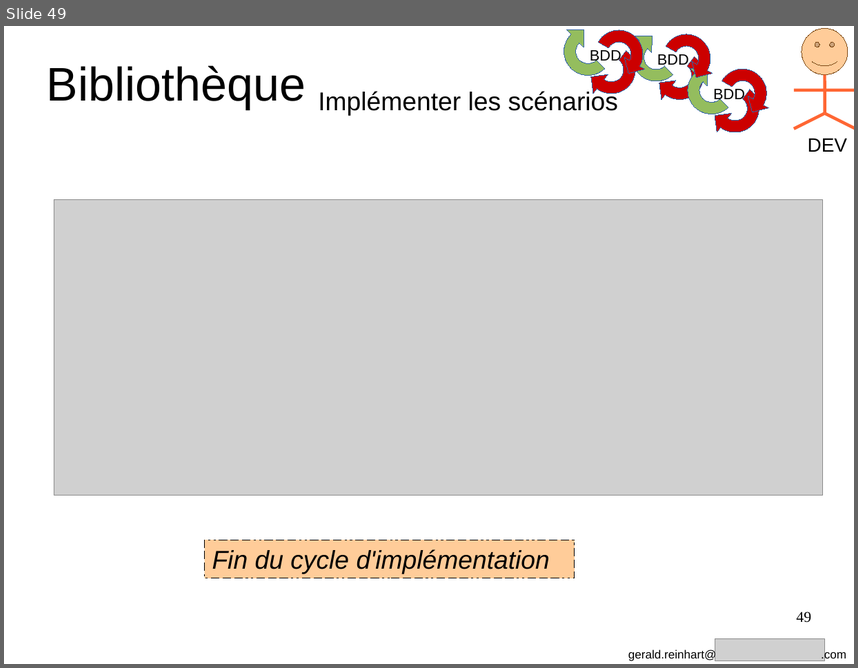
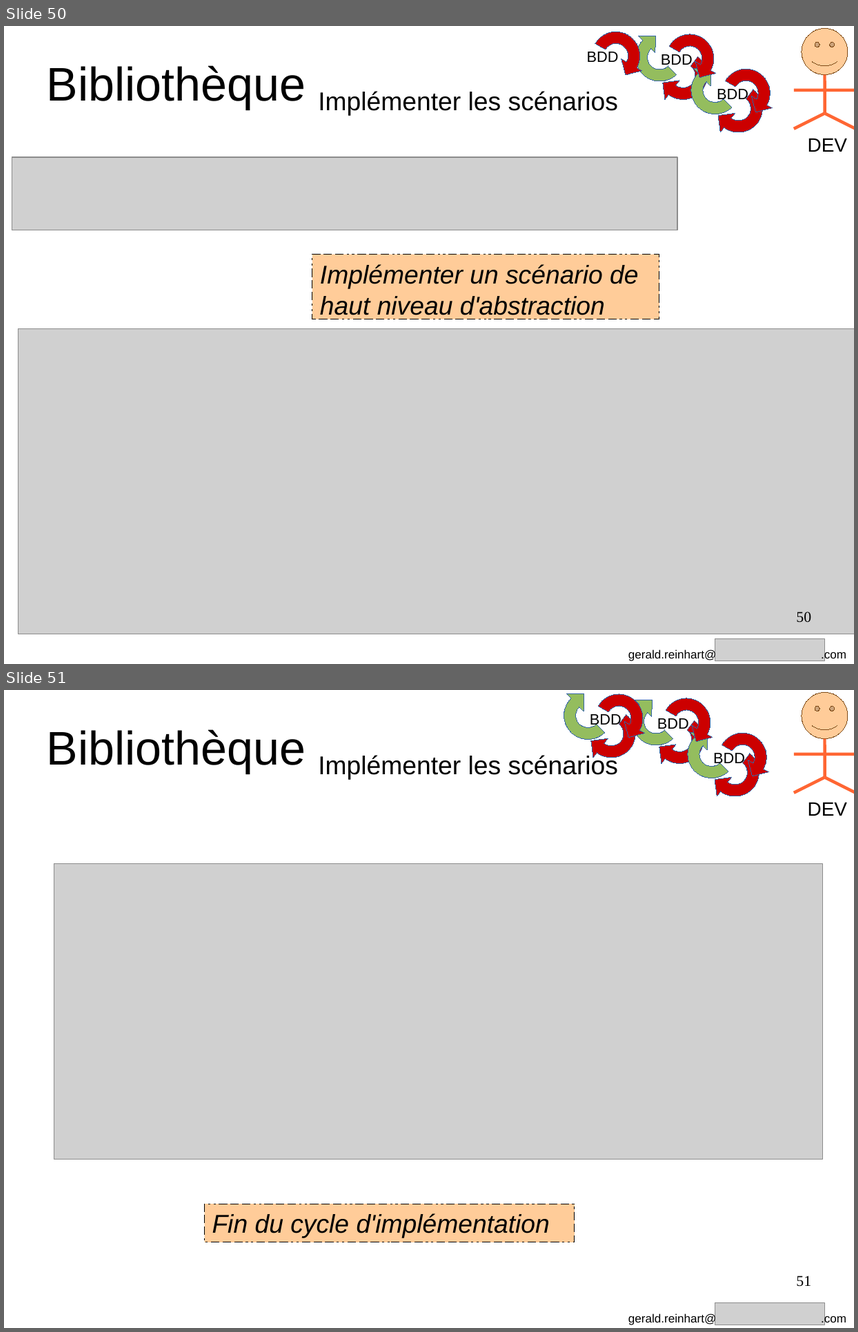
Before and after one commit to GeReinhart/dojo-bdd-library-ws-java, a slide deck: doc/BDD_presentation_agile_grenoble_2016.odp. Shown one above the other, each under a label of ours: slide 49 before the commit, slides 50 and 51 after it. The pictures are 858x668 and 858x1332 pixels, drawn with LibreOffice and Linux fonts; fonts in the diff are those of the drawing; grey boxes stand for pictures. Boxes give left, top, right and bottom in pixels: in the first picture for what was removed or moved away, otherwise in the second. Text is boxed around its words. In the diff, an @@ line names an element or a change of style, - is before the commit and + after.

```diff
--- a/doc/BDD_presentation_agile_grenoble_2016.odp
+++ b/doc/BDD_presentation_agile_grenoble_2016.odp
@@ slide 50 added at (4,26,854,664), background #FFFFFF @@
@@ text added at (47,65,306,109), 44 pt, text #000000 @@
+Bibliothèque
@@ group added at (584,26,779,142): 7 freeform shapes, 3 texts @@
+BDD
+BDD
+BDD
@@ text added at (318,91,618,115), 24 pt, text #000000 @@
+Implémenter les scénarios
@@ group added at (794,28,854,152): 4 lines, 1 smiley face, 1 text @@
+DEV
@@ picture added at (12,157,677,230) @@
@@ rectangle added at (312,254,660,319), fill #FFCC99, outline #000000 0 pt, 24 pt, text #000000, italic @@
+Implémenter un scénario de haut niveau d'abstraction
@@ picture added at (18,328,854,634) @@
@@ page number added at (796,611,811,622), 14 pt, text #000000 @@
+50
@@ picture added at (715,639,825,661) @@
@@ text added at (628,648,846,661), 11 pt, text #000000 @@
+gerald.reinhart@ .com
@@ what was slide 49 is now slide 51 @@
@@ page number at (796,1275,811,1286): text changed @@
-49
+51
```
Also in this commit, not shown: 6 slides changed, 1 other slide added, 1 slide removed, 6 other files.
